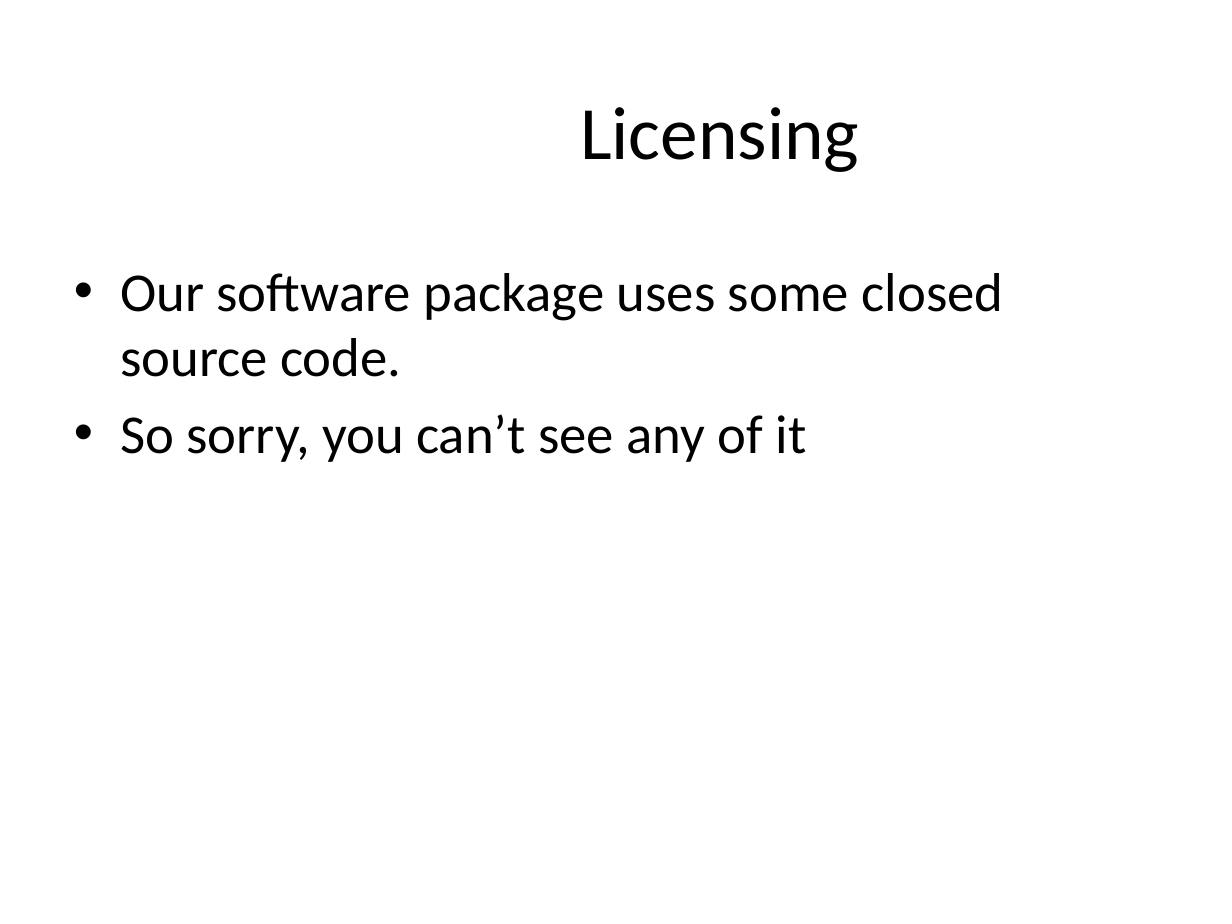
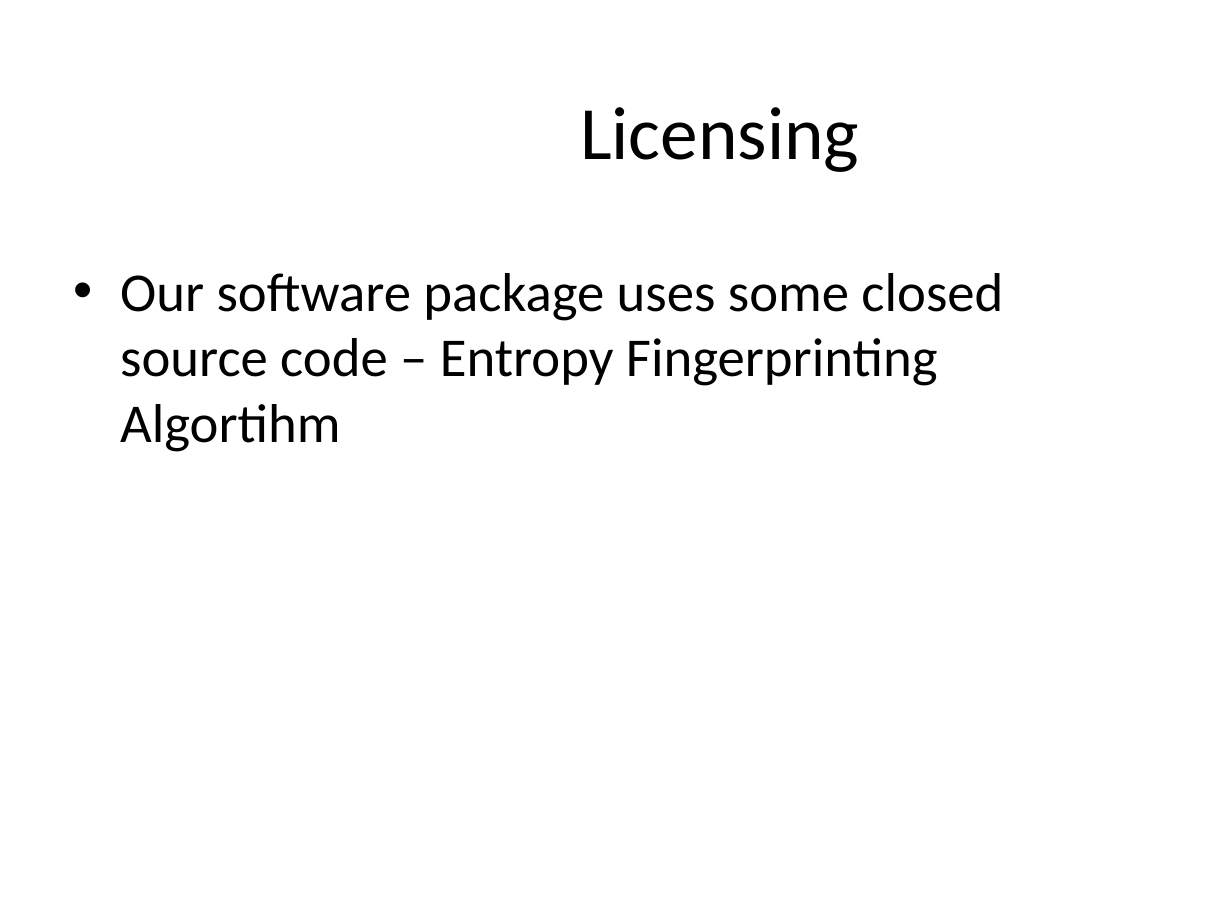
Before and after one commit to master20151121/mmoments, a slide deck: slide 4 of Mobile Musical Moments.pptx. Drawn at 1232x924 pixels with LibreOffice and Linux fonts; fonts in the diff are those of the drawing; background and template pictures are left out. Boxes give left, top, right and bottom in pixels: in the first picture for what was removed or moved away, otherwise in the second. Text is boxed around its words. In the diff, an @@ line names an element or a change of style, - is before the commit and + after.

```diff
--- a/Mobile Musical Moments.pptx
+++ b/Mobile Musical Moments.pptx
@@ text at (120,273,1003,452): text changed @@
-• Our software package uses some closed source code.
-• So sorry, you can’t see any of it
+• Our software package uses some closed source code – Entropy Fingerprinting Algortihm
```
Also in this commit, not shown: 3 other slides changed, 3 slides added, 2 slides removed.
